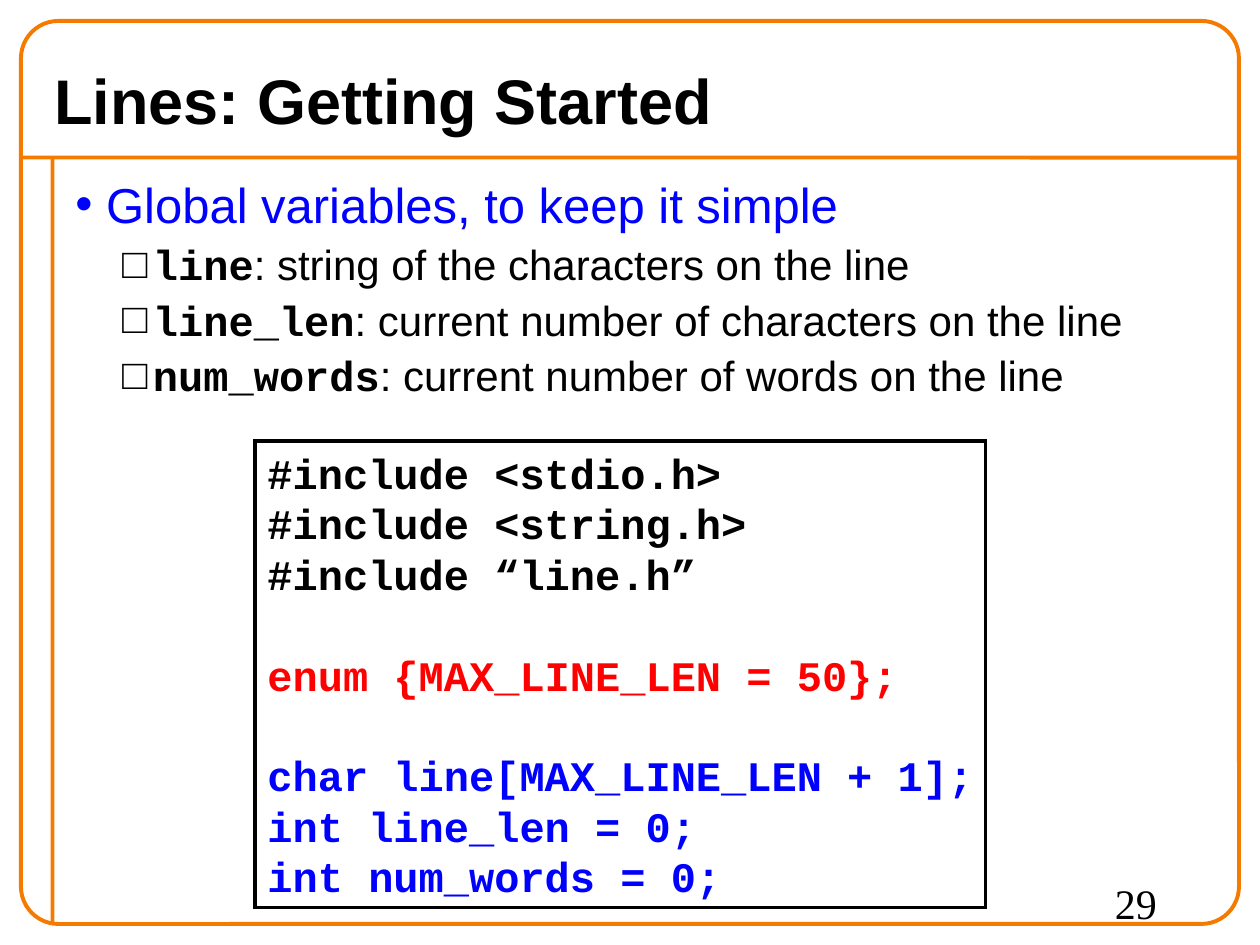
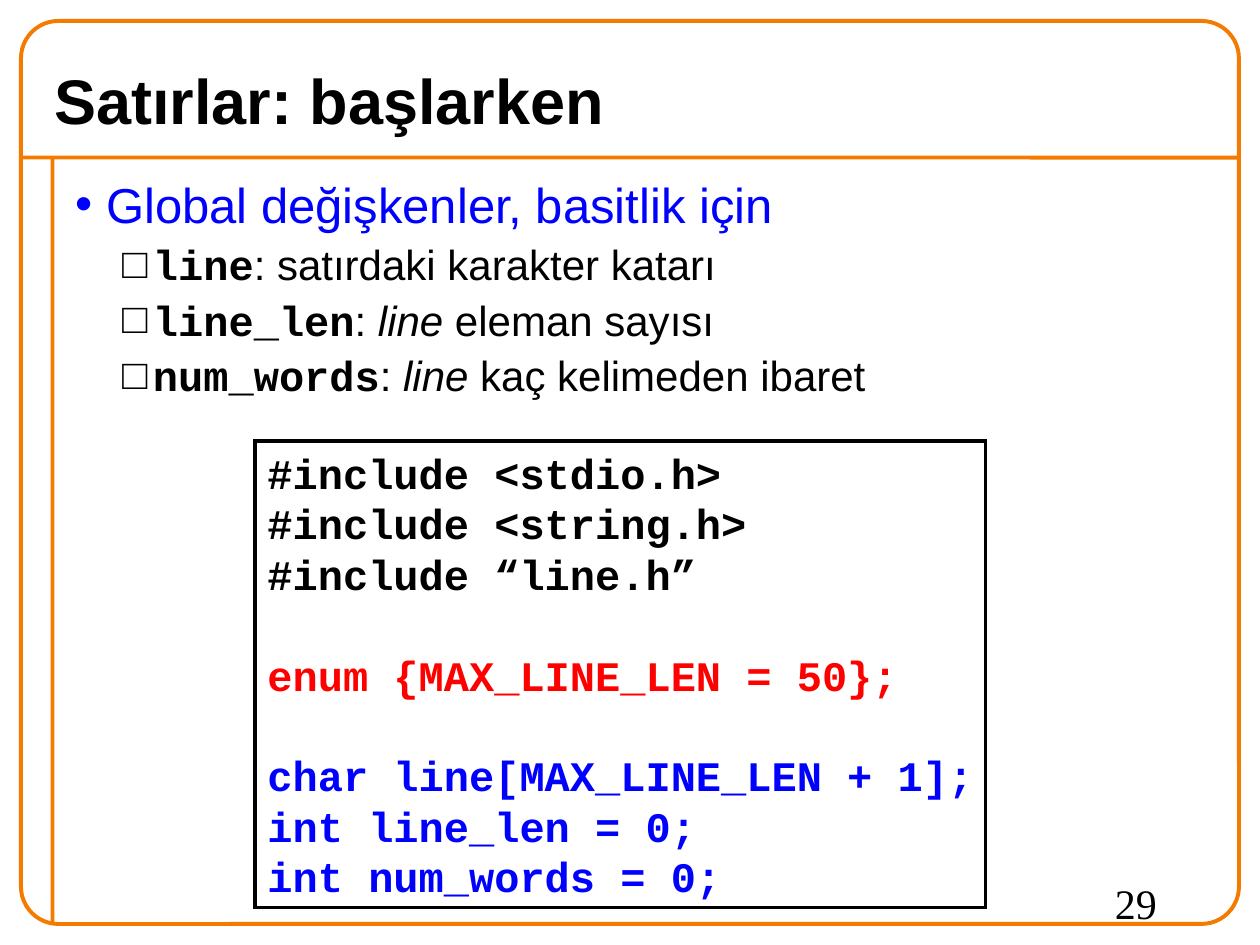
Before and after one commit to 19ceng/ceng201pro, a slide deck: slide 29 of 04mod.odp. Drawn at 1260x945 pixels with LibreOffice and Linux fonts; fonts in the diff are those of the drawing; background and template pictures are left out. Boxes give left, top, right and bottom in pixels: in the first picture for what was removed or moved away, otherwise in the second. Text is boxed around its words. In the diff, an @@ line names an element or a change of style, - is before the commit and + after.

```diff
--- a/04mod.odp
+++ b/04mod.odp
@@ title at (x1=54, y1=78, x2=604, y2=136): text changed @@
-Lines: Getting Started
+Satırlar: başlarken
@@ text at (x1=106, y1=187, x2=865, y2=400): text changed @@
-• Global variables, to keep it simple
-  □ line: string of the characters on the line
-  □ line_len: current number of characters on the line
-  □ num_words: current number of words on the line
+• Global değişkenler, basitlik için
+  □ line: satırdaki karakter katarı
+  □ line_len: line eleman sayısı
+  □ num_words: line kaç kelimeden ibaret
```
Also in this commit, not shown: 22 other slides changed, 13 slides added, 13 slides removed, 4 other files.
